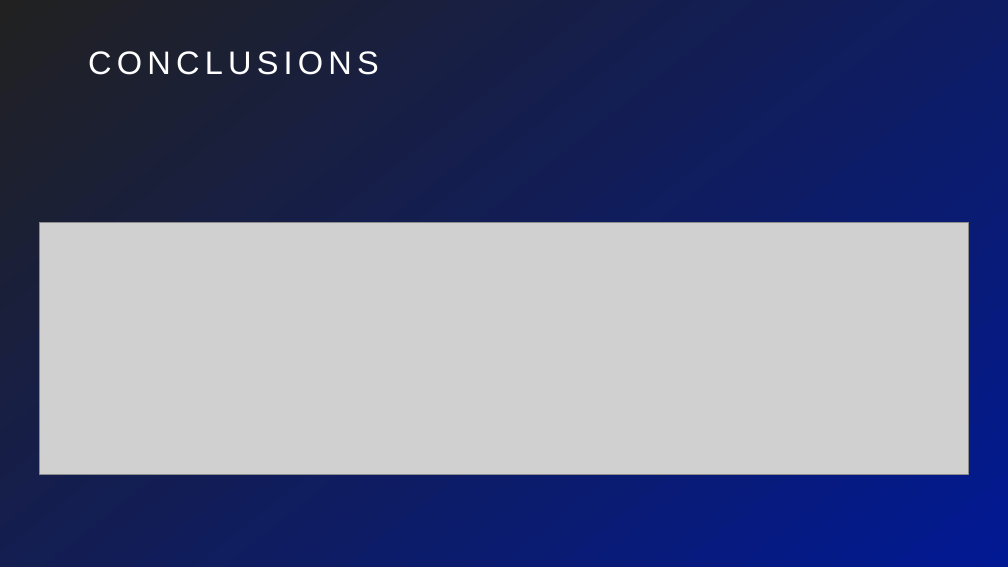
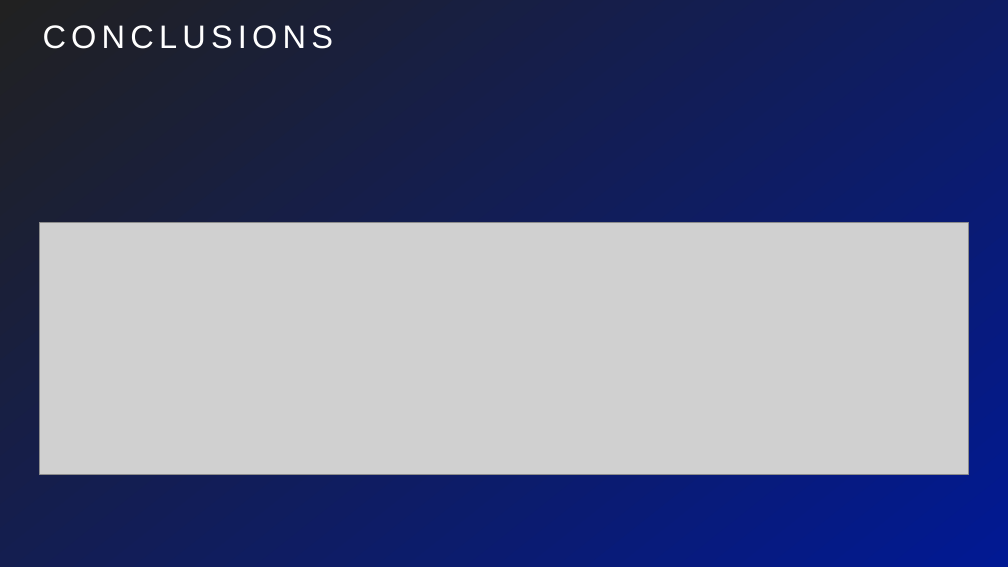
Before and after one commit to marco-brandizi/odx_neo4j_converter_test, a slide deck: slide 35 of test_report/ondex_graphdb_eval.pptx (slide 34 before the commit). Drawn at 1008x567 pixels with LibreOffice and Linux fonts; fonts in the diff are those of the drawing; grey boxes stand for pictures. Boxes give left, top, right and bottom in pixels: in the first picture for what was removed or moved away, otherwise in the second. Text is boxed around its words. In the diff, an @@ line names an element or a change of style, - is before the commit and + after.

```diff
--- a/test_report/ondex_graphdb_eval.pptx
+++ b/test_report/ondex_graphdb_eval.pptx
@@ title "CONCLUSIONS": place and size @@
-title "CONCLUSIONS" at bbox=[88, 51, 379, 75]
+title "CONCLUSIONS" at bbox=[43, 25, 334, 49]
```
Also in this commit, not shown: 16 other slides changed, 2 slides added, 2 other files.
